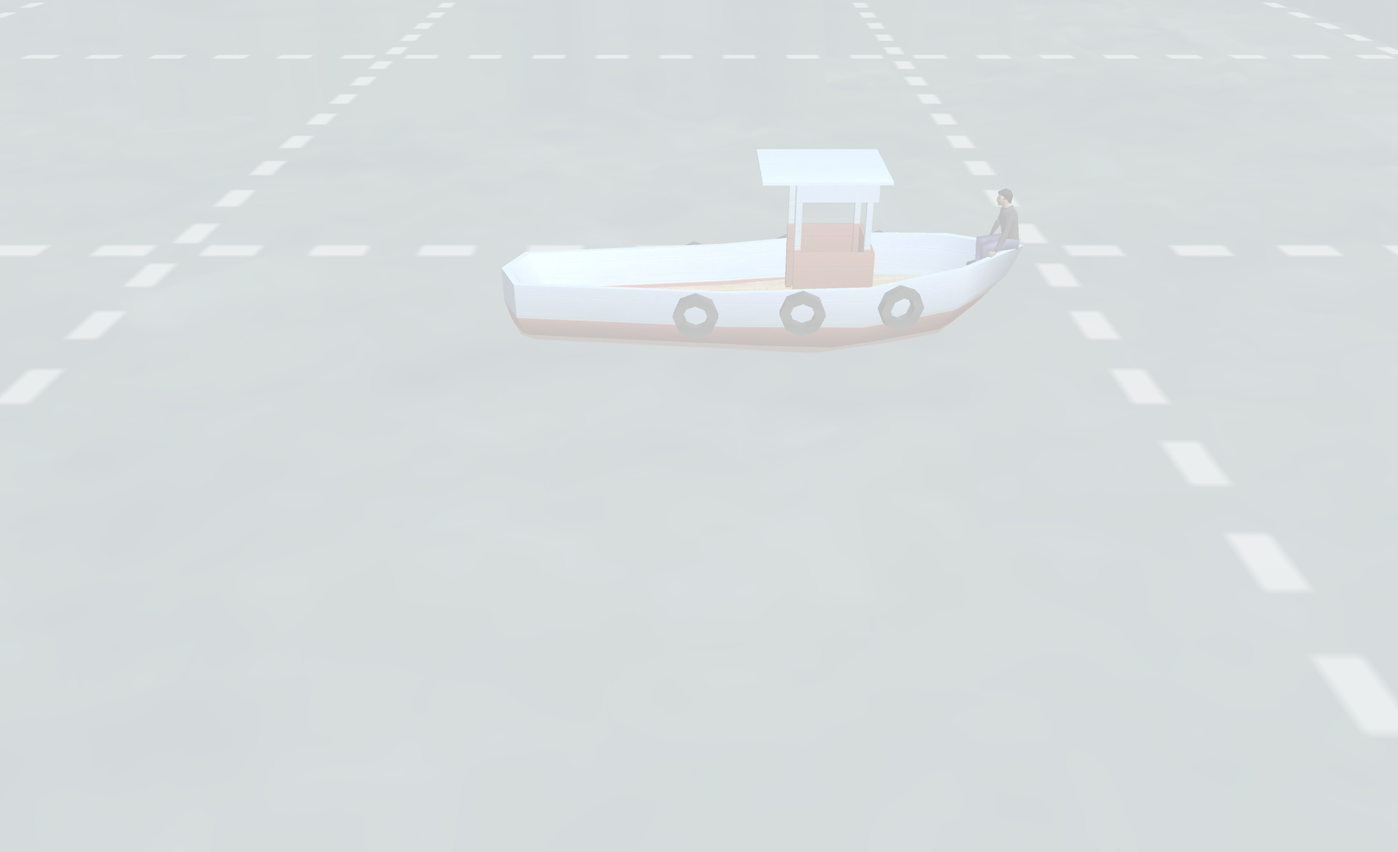
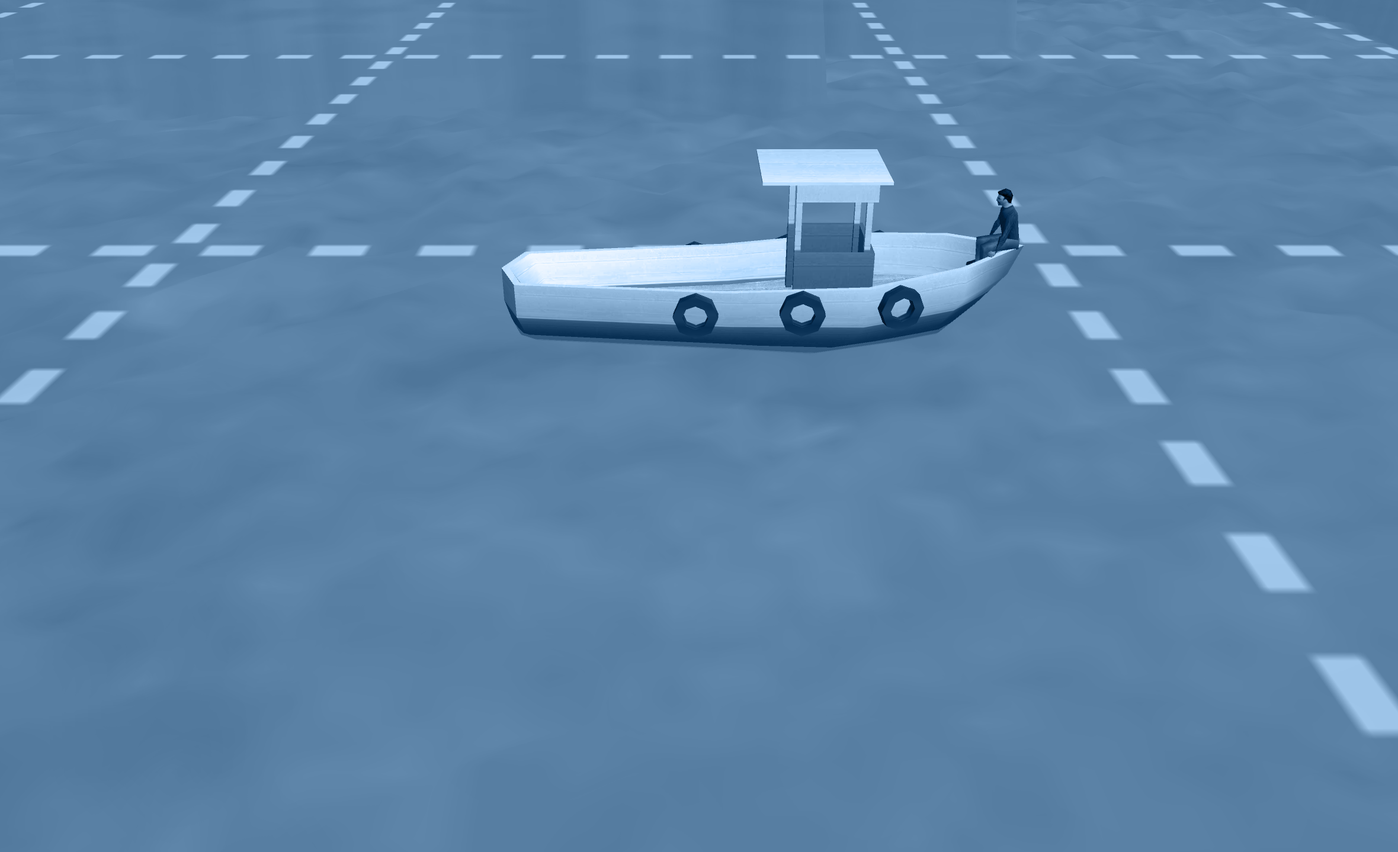
Before/after of a 1398px x 852px layered artwork. What changed in the layer stack:
added layer "Layer 2" (color) above "Layer 1" over [0, 0, 1398, 852]
"Layer 1": opacity 27% → 100% over [0, 0, 1398, 852]
